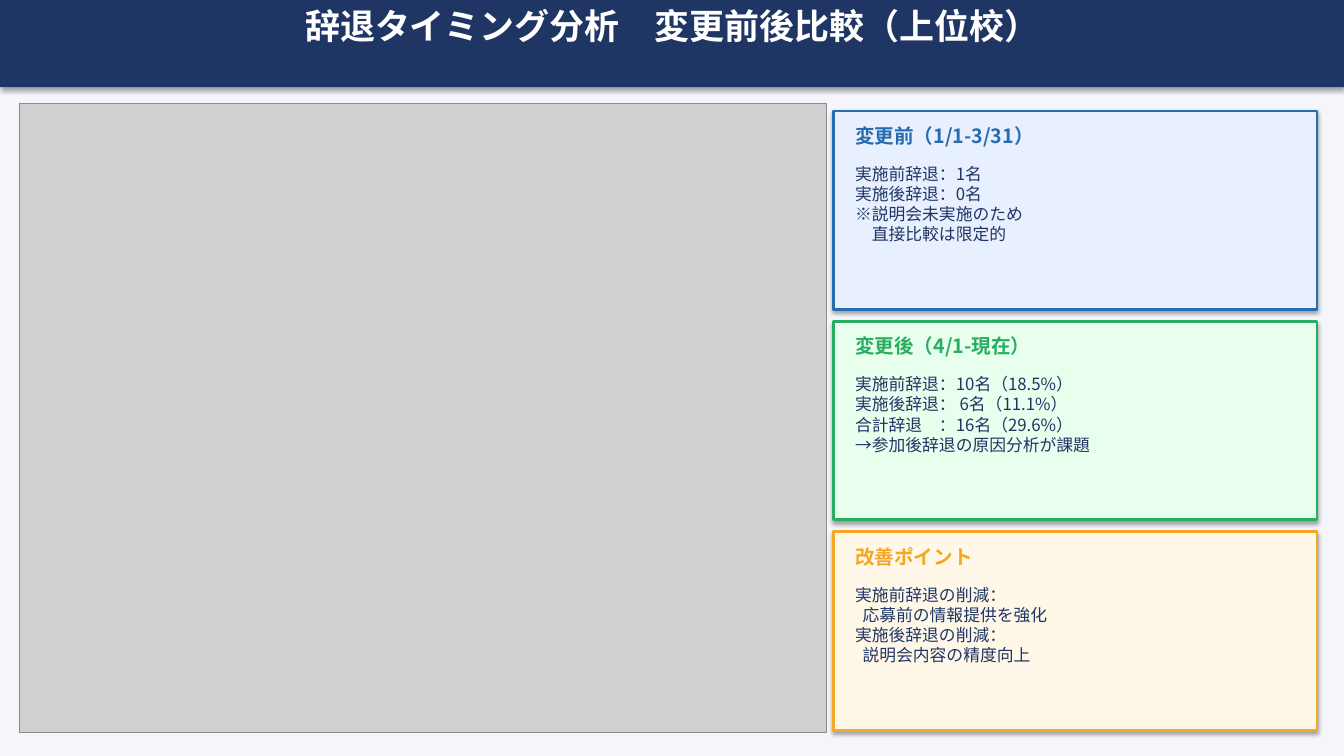
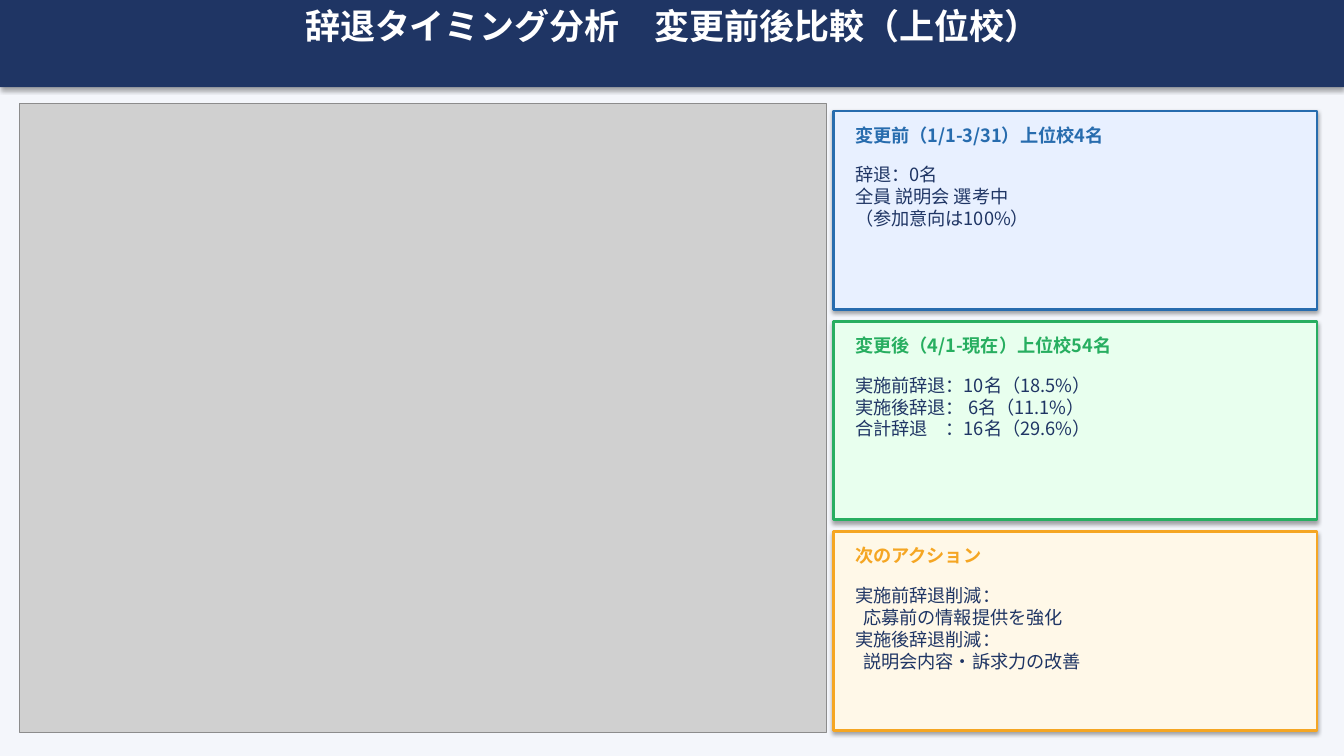
Before and after one commit to syoukaku007-star/daiki, a slide deck: slide 6 of 説明会改善効果検証レポート_2026.pptx. Drawn at 1344x756 pixels with LibreOffice and Linux fonts; fonts in the diff are those of the drawing; grey boxes stand for pictures. Boxes give left, top, right and bottom in pixels: in the first picture for what was removed or moved away, otherwise in the second. Text is boxed around its words. In the diff, an @@ line names an element or a change of style, - is before the commit and + after.

```diff
--- a/説明会改善効果検証レポート_2026.pptx
+++ b/説明会改善効果検証レポート_2026.pptx
@@ text at (855,126,1103,146): text changed; size 14 to 13 pt @@
-変更前（1/1-3/31）
+変更前（1/1-3/31）上位校4名
@@ text at (855,165,1029,227): text changed; size 12 to 13 pt @@
-実施前辞退：1名
-実施後辞退：0名
-※説明会未実施のため
-直接比較は限定的
+辞退：0名
+全員 説明会 選考中
+（参加意向は100%）
@@ text at (855,336,1111,356): text changed; size 14 to 13 pt @@
-変更後（4/1-現在）
+変更後（4/1-現在）上位校54名
@@ text at (855,376,1091,437): text changed; size 12 to 13 pt @@
-実施前辞退：10名（18.5%）
-実施後辞退： 6名（11.1%）
-合計辞退 ：16名（29.6%）
-→参加後辞退の原因分析が課題
+実施前辞退：10名（18.5%）
+実施後辞退： 6名（11.1%）
+合計辞退 ：16名（29.6%）
@@ text at (855,546,981,564): text changed; size 14 to 13 pt @@
-改善ポイント
+次のアクション
@@ text at (855,586,1081,670): text changed; size 12 to 13 pt @@
-実施前辞退の削減：
-応募前の情報提供を強化
-実施後辞退の削減：
-説明会内容の精度向上
+実施前辞退削減：
+応募前の情報提供を強化
+実施後辞退削減：
+説明会内容・訴求力の改善
```
Also in this commit, not shown: 6 other slides changed, 1 slide added.
